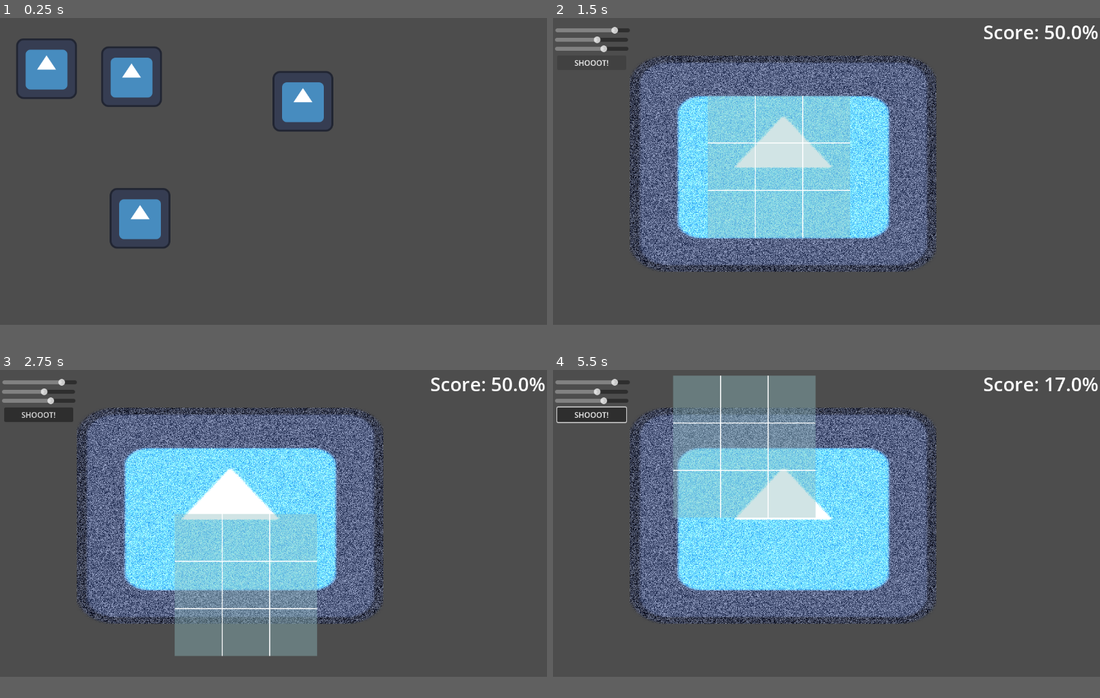
Above: before the commit, frames 1-4 (two rows, left to right).
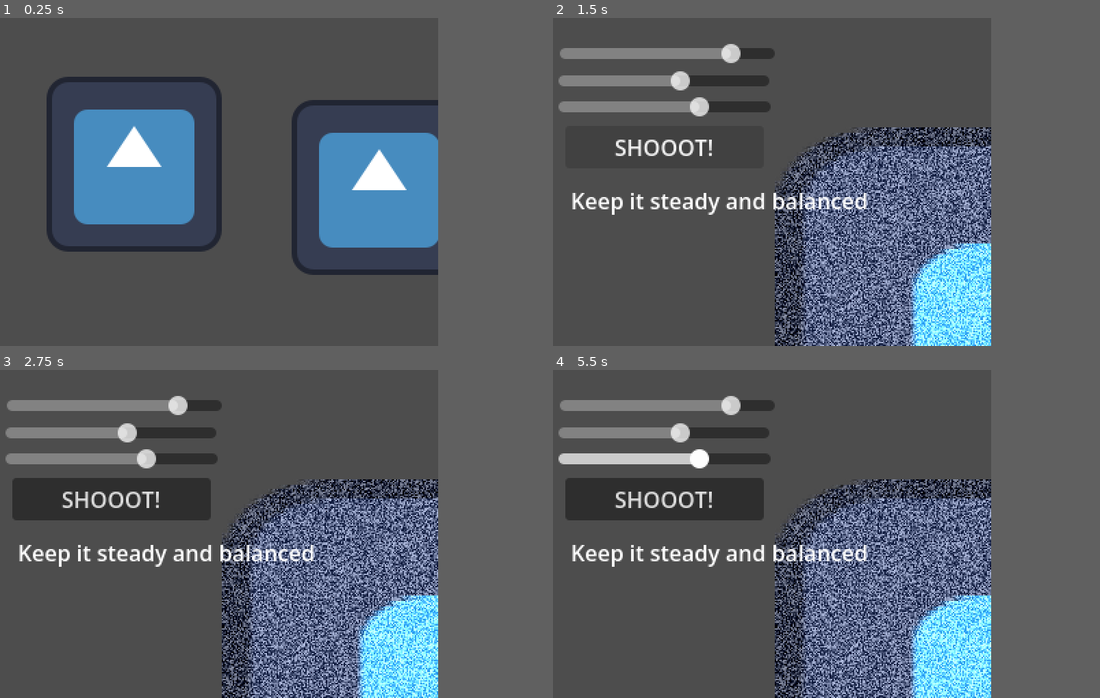
Above: after the commit, the same moments.

Repository: Cocotrilito/Zhaba-Shot
Game: Godot game, scene res://scenes/overworld/overworld.tscn
Two runs of this game, one before a commit and one after it. Both use one fixed random seed, a clock stepped at 60 frames per second and the inputs below. The engine's default icon, where the game draws it, is replaced by a stand-in: a white triangle on a blue panel in a dark square.
Inputs (mouse positions are in pixels of both pictures, inside the frame that each line leads up to):
- Up to frame 1 (0.25 s): no input
- Up to frame 2 (1.5 s): tap Enter at 0.5 s; move the mouse to (946, 155) at 0.52 s; hold Right (ui_right) 0.53-1.25 s; tap Alt at 0.6 s; click (946, 155) at 0.67 s; click "SHOOOT!" at 1.25 s
- Up to frame 3 (2.75 s): tap Space at 2 s; drag from (224, 517) to (246, 583) at 2.02 s
- Up to frame 4 (5.5 s): tap Enter at 2.75, 4.25 s; move the mouse to (881, 455) at 2.77 s; hold Right (ui_right) 2.78-3.5 s; tap Alt at 2.85, 4.35 s; tap Space at 3.5, 5 s; drag from (799, 583) to (662, 478) at 3.52 s; move the mouse to (990, 570) at 4.27 s; hold Left (ui_left) 4.28-5 s; drag from (662, 478) to (744, 445) at 5.02 s
In our replay, the window is 799x449 before the commit and 640x480 after it. These sizes can differ from the game's own. Grey fills any space a smaller window leaves; there, only what the larger window draws over its background counts as a difference.

The runs differ from the first frame. In frame 1, 22% of the frame differs, in the area x 3-81%, y 6-79%; in frame 2, 50%; in frame 3, 53%; in frame 4, 54%, in the area x 0-100%, y 1-100%.

Commit message:
Added score red and hints on each level

Diff:
--- a/project.godot
+++ b/project.godot
@@ -19,6 +19,12 @@
 
 GameState="*uid://dxu1yd8jm2xwi"
 
+[display]
+
+window/size/viewport_width=320
+window/size/viewport_height=240
+window/stretch/mode="viewport"
+
 [editor_plugins]
 
 enabled=PackedStringArray("res://addons/godot_super-wakatime/plugin.cfg")
@@ -29,5 +35,6 @@
 
 [rendering]
 
+textures/canvas_textures/default_texture_filter=0
 rendering_device/driver.windows="d3d12"
 renderer/rendering_method="mobile"
--- a/scenes/camera_mode/CameraMode.tscn
+++ b/scenes/camera_mode/CameraMode.tscn
@@ -67,5 +67,11 @@
 theme_override_font_sizes/font_size = 40
 script = ExtResource("5_dd5a2")
 
+[node name="HintLabel" type="Label" parent="." unique_id=1415250124]
+offset_left = 13.0
+offset_top = 122.0
+offset_right = 53.0
+offset_bottom = 145.0
+
 [connection signal="changed" from="ApertureSlider" to="." method="_on_aperture_slider_changed"]
 [connection signal="pressed" from="TakePhotoButton" to="." method="_on_take_photo_button_pressed"]
--- a/scenes/overworld/overworld.tscn
+++ b/scenes/overworld/overworld.tscn
@@ -39,15 +39,15 @@
 position = Vector2(237, 81)
 texture = ExtResource("2_jvs31")
 
-[node name="PhotoSpot" type="Area2D" parent="." unique_id=1469931367]
+[node name="PhotoSpot1" type="Area2D" parent="." unique_id=1469931367]
 position = Vector2(401, 95)
 script = ExtResource("3_jvs31")
 
-[node name="CollisionShape2D" type="CollisionShape2D" parent="PhotoSpot" unique_id=3427623]
+[node name="CollisionShape2D" type="CollisionShape2D" parent="PhotoSpot1" unique_id=3427623]
 position = Vector2(228, 83)
 shape = SubResource("CapsuleShape2D_662u0")
 
-[node name="Sprite2D" type="Sprite2D" parent="PhotoSpot" unique_id=1828213304]
+[node name="Sprite2D" type="Sprite2D" parent="PhotoSpot1" unique_id=1828213304]
 position = Vector2(237, 81)
 texture = ExtResource("2_jvs31")
 
@@ -64,5 +64,5 @@
 texture = ExtResource("2_jvs31")
 
 [connection signal="body_entered" from="PhotoSpot3" to="PhotoSpot3" method="_on_body_entered"]
-[connection signal="body_entered" from="PhotoSpot" to="PhotoSpot" method="_on_body_entered"]
+[connection signal="body_entered" from="PhotoSpot1" to="PhotoSpot1" method="_on_body_entered"]
 [connection signal="body_entered" from="PhotoSpot2" to="PhotoSpot2" method="_on_body_entered"]
--- a/scripts/CameraMode.gd
+++ b/scripts/CameraMode.gd
@@ -7,15 +7,15 @@
 @onready var frame_rect = $FrameRect
 @onready var take_photo_button = $TakePhotoButton
 @onready var score_label = $ScoreLabel
-
+@onready var hint_label = $HintLabel
 
 
 
 func _ready():
+	hint_label.text = GameState.mission_data[GameState.current_mission]["hint"]
 	aperture_slider.value = randi_range(0, 100)
 	shutter_slider.value = randi_range(0, 100)
-	iso_slider.value = randi_range(0, 100
-	)
+	iso_slider.value = randi_range(0, 100)
 	aperture_slider.value_changed.connect(_on_settings_changed)
 	shutter_slider.value_changed.connect(_on_settings_changed)
 	iso_slider.value_changed.connect(_on_settings_changed)
@@ -45,6 +45,9 @@
 			GameState.completed_missions.append(GameState.current_mission)
 		await get_tree().create_timer(1.5).timeout
 		get_tree().change_scene_to_file("res://scenes/overworld/overworld.tscn")
+	else:
+		score_label.text = "Score: " + str(round(total_score * 100)) + "% - Try again!"
+		score_label.modulate = Color.RED
 
 func calculate_frame_score():
 	print("position", frame_rect.global_position, "size:", frame_rect.size)
--- a/scripts/GameState.gd
+++ b/scripts/GameState.gd
@@ -9,7 +9,7 @@
 }
 var completed_missions: Array = []
 var mission_data = {
-	1: {"ideal_brighness": 0.4, "ideal_blur": 0.0, "ideal_noise": 0.0},
-	2: {"ideal_brighness": 1.6, "ideal_blur": 0.0, "ideal_noise": 0.3},
-	3: {"ideal_brighness": 1.0, "ideal_blur": 0.0, "ideal_noise": 0.0},
+	1: {"ideal_brighness": 0.4, "ideal_blur": 0.0, "ideal_noise": 0.0, "hint": "The beach is blinding today."},
+	2: {"ideal_brighness": 1.6, "ideal_blur": 0.0, "ideal_noise": 0.3, "hint": "Its dark down here. Raise the brightness"},
+	3: {"ideal_brighness": 1.0, "ideal_blur": 0.0, "ideal_noise": 0.0, "hint": "Keep it steady and balanced"},
 }
